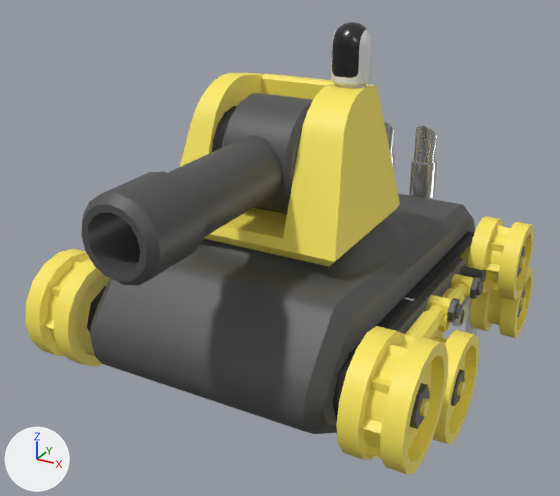
Renders of the Blender file blender/tank.blend from each side of a commit.
One viewpoint serves both versions: a 50 mm camera at (1.87, -3.82, 3.0) aimed at (-0.14, -0.17, 1.17). The lights are fixed; the arrows at lower left show +X, +Y and +Z.

Names of what the first picture shows: 'Barrel', 'Chassis', 'LeftDriveBelt', 'LeftFrontDriver', 'LeftFrontIdler', 'LeftFrontShock', 'LeftFrontShockSlide', 'LeftRearDriver', 'LeftRearIdler', 'LeftRearShock', 'LeftRearShockSlide', 'RightFrontDriver', 'ScannerBody', 'ScannerCover', 'Turret'.
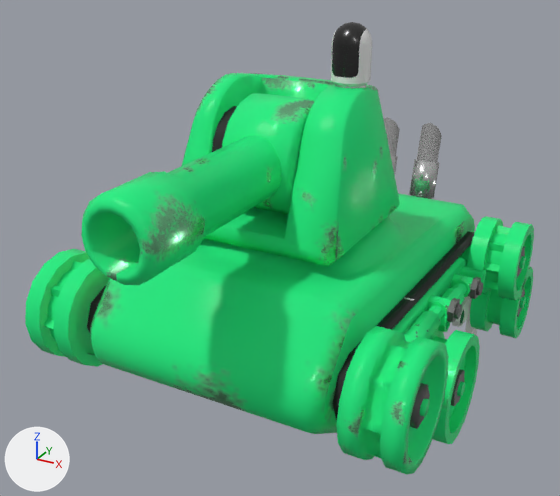
Boxes [x1, y1, x2, y2] around the edits, measured in the pictures (560 x 496 px):
'Chassis', surface changed, reshaped, modifiers changed (grey to green): before [90, 122, 486, 434]; after [90, 117, 486, 434]
'Turret', surface changed, reshaped, modifiers changed (yellow to green): before [180, 73, 400, 267]; after [182, 73, 400, 266]
'Barrel', surface changed, recoloured (grey to green): [81, 93, 315, 286] in both
'LeftFrontDriver', surface changed (yellow to green): [336, 326, 448, 474] in both
'RightFrontDriver', surface changed (yellow to green): [25, 249, 109, 367] in both
'LeftRearDriver', surface changed (yellow to green): [461, 216, 534, 301] in both
'LeftFrontIdler', surface changed (yellow to green): [430, 327, 480, 444] in both
'LeftRearIdler', surface changed (yellow to green): [470, 267, 533, 339] in both
'LeftFrontShock', surface changed (yellow to green): [403, 310, 441, 342] in both
'LeftFrontShockSlide', surface changed (yellow to green): [426, 295, 452, 319] in both
'LeftRearShock', surface changed (yellow to green): [439, 287, 465, 332] in both
'LeftRearShockSlide', surface changed (yellow to green): [450, 274, 473, 297] in both
part 3 of me_chassis, added: after [384, 117, 400, 175]
part 4 of me_chassis, built on: before [384, 122, 437, 199]; after [90, 123, 442, 396]
part 5 of me_chassis, recoloured (grey to green): [190, 193, 486, 434] in both

What changed in the scene script:
```text
Add img_turret_png:
    img_turret_png = load_image('turret.png', '../textures/turret.png', 512, 512, 'sRGB')
Change mat_yellow:
    remove # nodes: BsdfPrincipled, OutputMaterial
    remove # colours: yellow #ffec60
    nodes: BsdfPrincipled, Bump, MapRange, Math x2, Mix x3, OutputMaterial, SeparateColor, TexImage, TexNoise
    colours: green #2aee84, white #ffffff
    uses the picture img_turret_png
Change me_barrel:
    where me_barrel.from_pydata(...)  # 176 vertices, 146 faces; spans x -0.2..0.2, y -1.34..0.3, z -0.3..0.3
    remove me_barrel.materials.append(mat_gray)  # dark grey #525252
    add me_barrel.materials.append(mat_yellow)
Change me_turret:
    used by ob_turret; parent = ob_turretdrivekey; location = (0.0, 0.0677, 1.42)
    remove me_turret.from_pydata(...)  # 98 vertices, 192 faces; spans x -0.494..0.494, y -0.549..0.519, z 0.0..0.762
    add me_turret.from_pydata(...)  # 146 vertices, 123 faces; spans x -0.494..0.494, y -0.549..0.519, z 0.0..0.762
    me_turret part 1
    50 vertices are removed from x -0.494..0.494, y -0.549..0.332, z 0.0..0.762
    192 faces are deleted
    2 vertices move from x -0.294..0.148, y 0.132..0.332, z 0.7..0.713 to x -0.294..0.15, y 0.132..0.337, z 0.685..0.719
    98 vertices are added at x -0.494..0.494, y -0.549..0.337, z 0.0..0.762
    123 new faces join them
Change me_leftfrontshock:
    used by ob_leftfrontshock; parent = ob_chassis; location = (0.82, -0.564, 0.985)
    remove me_leftfrontshock.from_pydata(...)  # 67 vertices, 67 faces; spans x -0.06..0.06, y -0.06..0.31, z -0.06..0.06
    add me_leftfrontshock.from_pydata(...)  # 67 vertices, 68 faces; spans x -0.06..0.06, y -0.06..0.31, z -0.06..0.06
    me_leftfrontshock part 2: 67 kept faces spanning x -0.06..0.06, y -0.06..0.31, z -0.06..0.06 are now shaded smooth
Change me_chassis:
    used by ob_chassis; location = (0.0, 0.0, 0.0)
    remove me_chassis.from_pydata(...)  # 423 vertices, 377 faces; spans x 0.0..0.9, y -1.3..1.57, z 0.42..1.58
    add me_chassis.from_pydata(...)  # 802 vertices, 754 faces; spans x -0.9..0.9, y -1.3..1.64, z 0.42..1.57
    me_chassis part 3: a new loose piece of 88 vertices spanning x -0.26..-0.07, y 1.26..1.64, z 0.84..1.57, in mat_shiny (light grey #c9c9c9)
    me_chassis part 4: 54 vertices moved from x 0.07..0.26, y 1.37..1.57, z 1.04..1.58 to x 0.07..0.26, y 1.38..1.64, z 1.0..1.57; 171 vertices added at x -0.67..-0.05, y -1.3..1.3, z 0.42..1.42
    me_chassis part 5: 296 faces spanning x 0.0..0.9, y -1.3..1.3, z 0.42..1.42 switch from mat_gray (dark grey #525252) to mat_yellow
Change ob_barrel:
    remove _m = ob_barrel.modifiers.new('EdgeSplit', 'EDGE_SPLIT')
Change ob_turret:
    remove _m = ob_turret.modifiers.new('EdgeSplit', 'EDGE_SPLIT')
Change ob_chassis:
    remove _m = ob_chassis.modifiers.new('Mirror', 'MIRROR')
    remove _m = ob_chassis.modifiers.new('EdgeSplit', 'EDGE_SPLIT')
    remove _m.use_edge_angle = False
```
